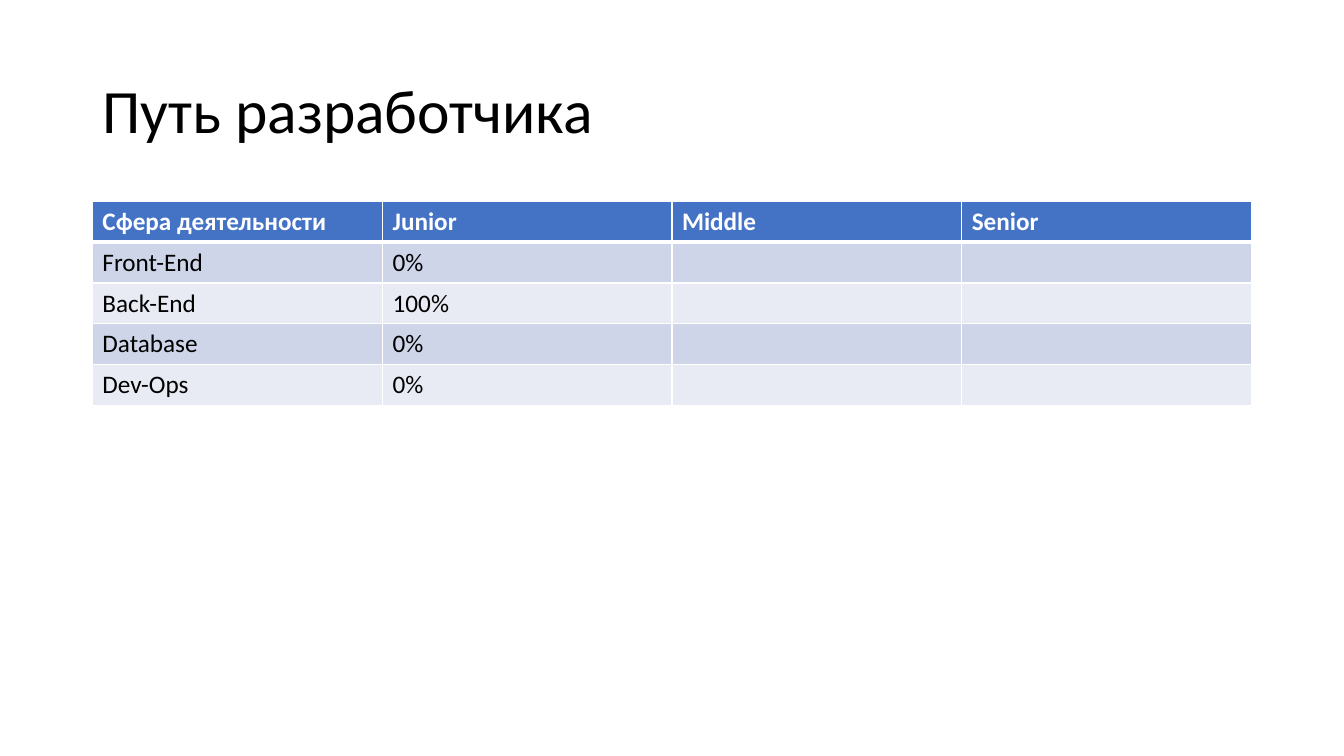
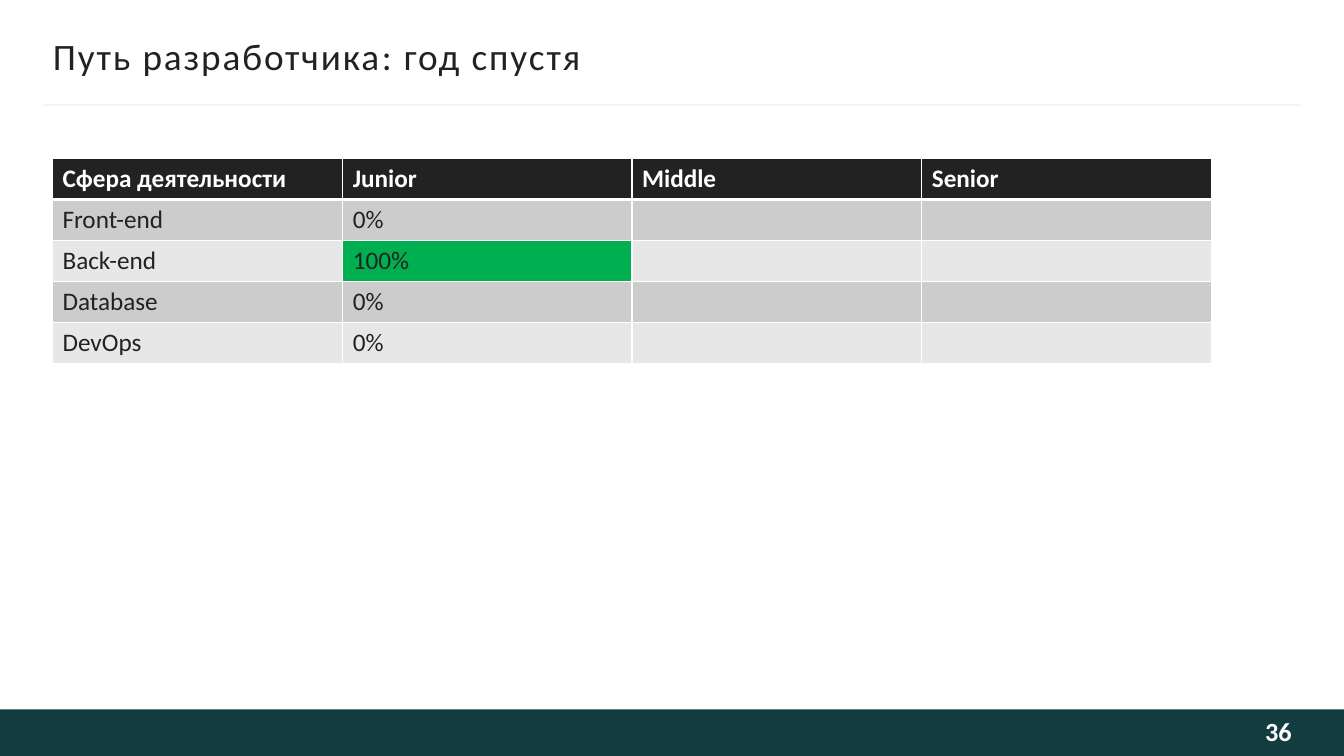
Before and after one commit to kugushev/presentations, a slide deck: slide 36 of Presentation.pptx. Drawn at 1344x756 pixels with LibreOffice and Linux fonts; fonts in the diff are those of the drawing; background and template pictures are left out. Boxes give left, top, right and bottom in pixels: in the first picture for what was removed or moved away, otherwise in the second. Text is boxed around its words. In the diff, an @@ line names an element or a change of style, - is before the commit and + after.

```diff
--- a/Presentation.pptx
+++ b/Presentation.pptx
@@ title at (53,44,581,76): text changed; size 44 to 26.7 pt; text colour #000000 to #222222 @@
-Путь разработчика
+Путь разработчика: год спустя
@@ line added from (43, 105) to (1301, 105), #F5F5F5 1.5 pt @@
@@ table at (52,158,1213,451) @@
-row 2, column 1: Front-End
+row 2, column 1: Front-end
-row 3, column 1: Back-End
+row 3, column 1: Back-end
-row 5, column 1: Dev-Ops
+row 5, column 1: DevOps
@@ fill #4472C4 to #222222 in row 1 @@
@@ fill #CFD5EA to #CDCDCD in 8 cells @@
@@ fill #E9EBF5 to #E8E8E8 in 7 cells @@
@@ fill #E9EBF5 to #00B050 in row 3, column 2 @@
@@ text colour #000000 to #222222 in "0%", "100%", "Database", "0%" and 1 more places @@
@@ table: place and size @@
-table at (93,202,1253,406)
+table at (52,158,1213,451)
@@ rectangle added at (0,710,1344,756), fill #133C41 @@
@@ page number added at (1265,723,1291,741), 18.7 pt, text #FEFEFE, bold @@
+36
```
Also in this commit, not shown: 42 other slides changed, 2 slides added, 2 slides removed.
